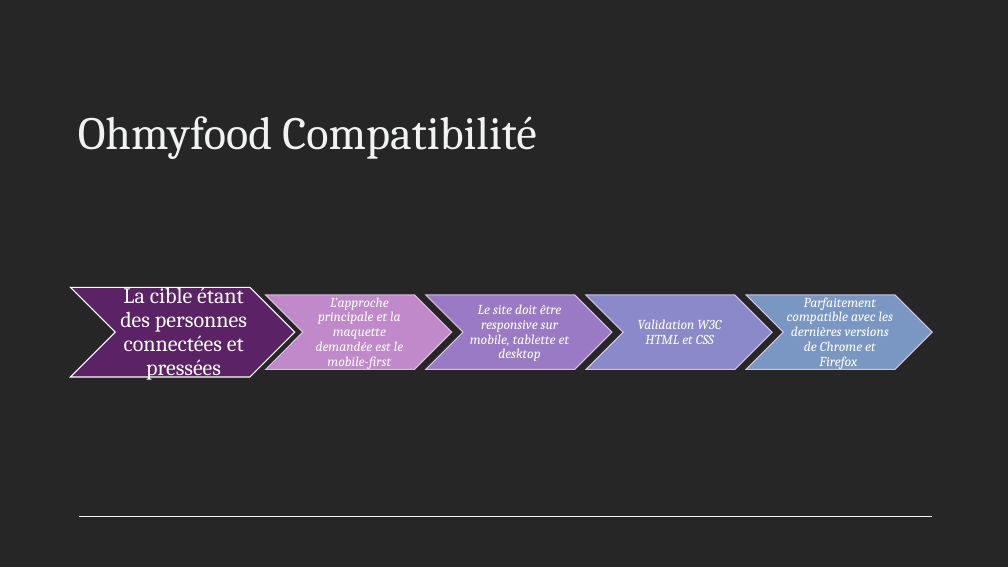
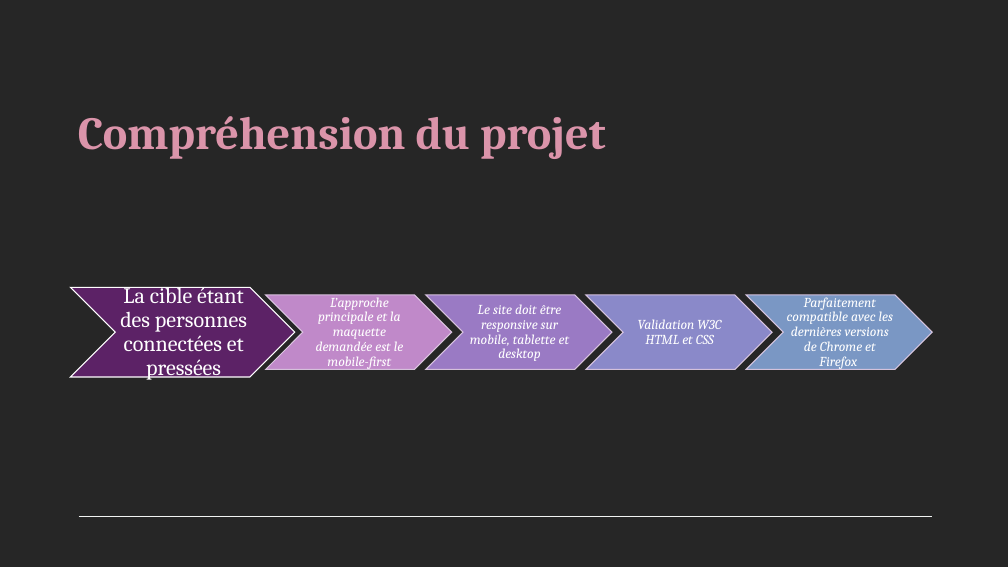
Before and after one commit to AlainBurwicz/Projet3ohmyfood, a slide deck: slide 8 of ohmyfood.pptx (slide 11 before the commit). Drawn at 1008x567 pixels with LibreOffice and Linux fonts; fonts in the diff are those of the drawing. Boxes give left, top, right and bottom in pixels: in the first picture for what was removed or moved away, otherwise in the second. Text is boxed around its words. In the diff, an @@ line names an element or a change of style, - is before the commit and + after.

```diff
--- a/ohmyfood.pptx
+++ b/ohmyfood.pptx
@@ title at (x1=78, y1=116, x2=606, y2=159): text changed; text colour #F0F3F2 to #DB94AA; bold on @@
-Ohmyfood Compatibilité
+Compréhension du projet
```
Also in this commit, not shown: 5 other slides changed, 4 slides added, 7 slides removed, 5 other files.
